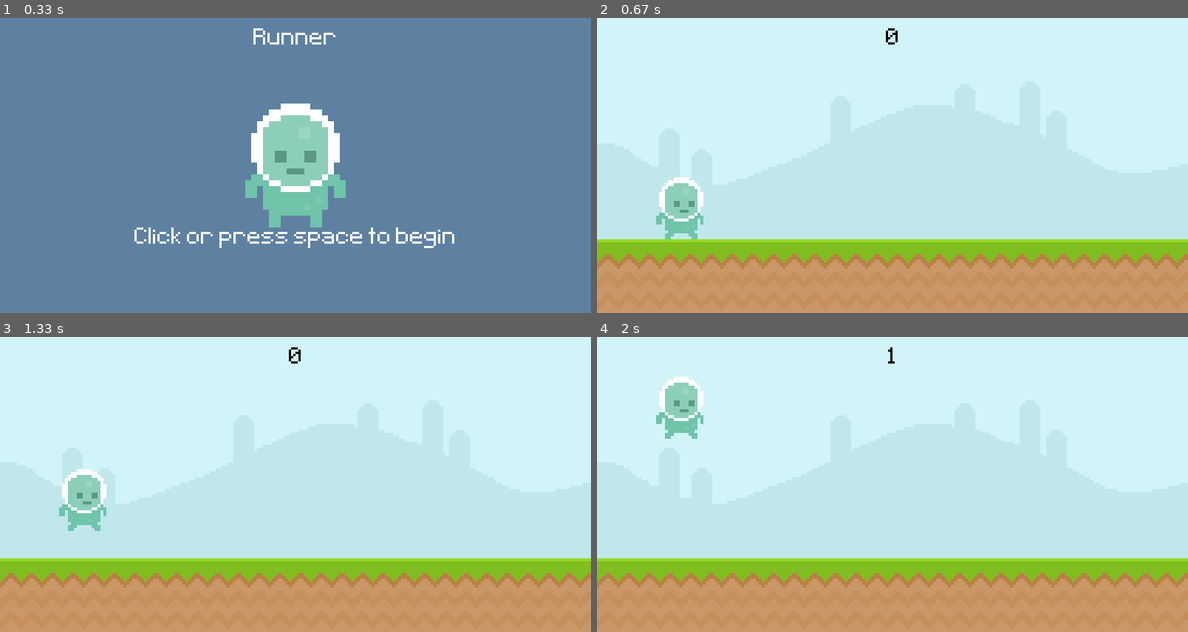
Above: before the commit, frames 1-4 (two rows, left to right).
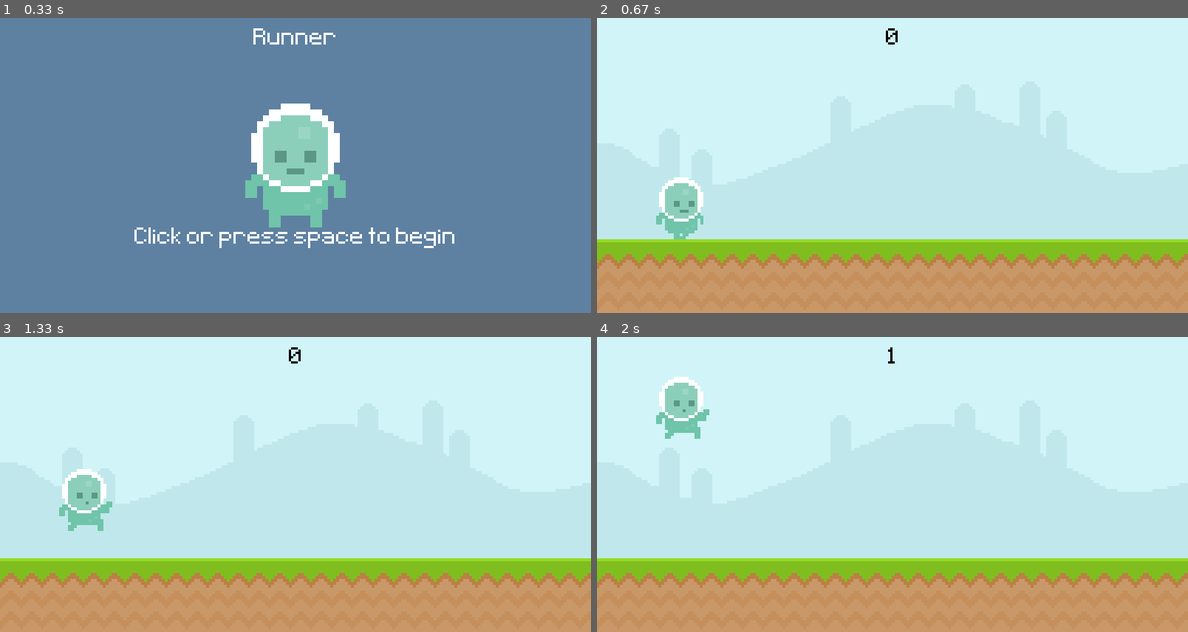
Above: after the commit, the same moments.

Repository: Kntobor/TheUltimateIntroToPygame
Game: pygame game, started from main.py
Two runs of this game, one before a commit and one after it. Both use one fixed random seed, a clock stepped at 60 frames per second and the inputs below.
Inputs (mouse positions are in pixels of both pictures, inside the frame that each line leads up to):
- Up to frame 1 (0.33 s): no input
- Up to frame 2 (0.67 s): click (892, 165) at 0.38 s
- Up to frame 3 (1.33 s): click (295, 502) at 0.72 s
- Up to frame 4 (2 s): click (1111, 587) at 1.55 s

Frame 1 is identical in both runs. In frame 2, less than 0.1% of the frame differs, in the area x 11-17%, y 73-75%; in frame 3, 0.1%, in the area x 14-19%, y 55-66%; in frame 4, 0.1%.

Commit message:
Added player animations

Diff:
--- a/main.py
+++ b/main.py
@@ -1,4 +1,3 @@
-from time import time
 import pygame
 from sys import exit
 from random import randint
@@ -41,6 +40,19 @@
             elif rect.bottom == 210:
                 screen.blit(flySurface, rect)
 
+def animatePlayer():
+    global playerSurface
+    global playerIndex
+
+    if playerRect.bottom < 300:
+        playerSurface = playerJump
+    else:
+        playerIndex += 0.1
+        if playerIndex >= len(playerWalk):
+            playerIndex = 0
+        playerSurface = playerWalk[int(playerIndex)]
+
+
 #PyGame setup
 pygame.init()
 screen = pygame.display.set_mode((800, 400))
@@ -57,11 +69,16 @@
 flySurface = pygame.image.load('graphics\Fly\Fly1.png').convert_alpha()
 snailSurface = pygame.image.load('graphics\snail\snail1.png').convert_alpha()
 
-
 enemyRectList = []
 
 # Player
-playerSurface = pygame.image.load('graphics\Player\player_walk_1.png')
+playerWalkOne = pygame.image.load('graphics\Player\player_walk_1.png')
+playerWalkTwo = pygame.image.load('graphics\Player\player_walk_2.png')
+playerWalk = [playerWalkOne, playerWalkTwo]
+playerIndex = 0
+playerJump = pygame.image.load('graphics\Player\jump.png')
+
+playerSurface= playerWalk[playerIndex]
 playerRect = playerSurface.get_rect(bottom = 300, left = 80)
 playerGravity = 0
 
@@ -120,6 +137,7 @@
         playerRect.bottom += playerGravity
         if playerRect.bottom >= 300:
             playerRect.bottom = 300
+        animatePlayer()
         screen.blit(playerSurface, playerRect)
 
         # Obstacle Movement
